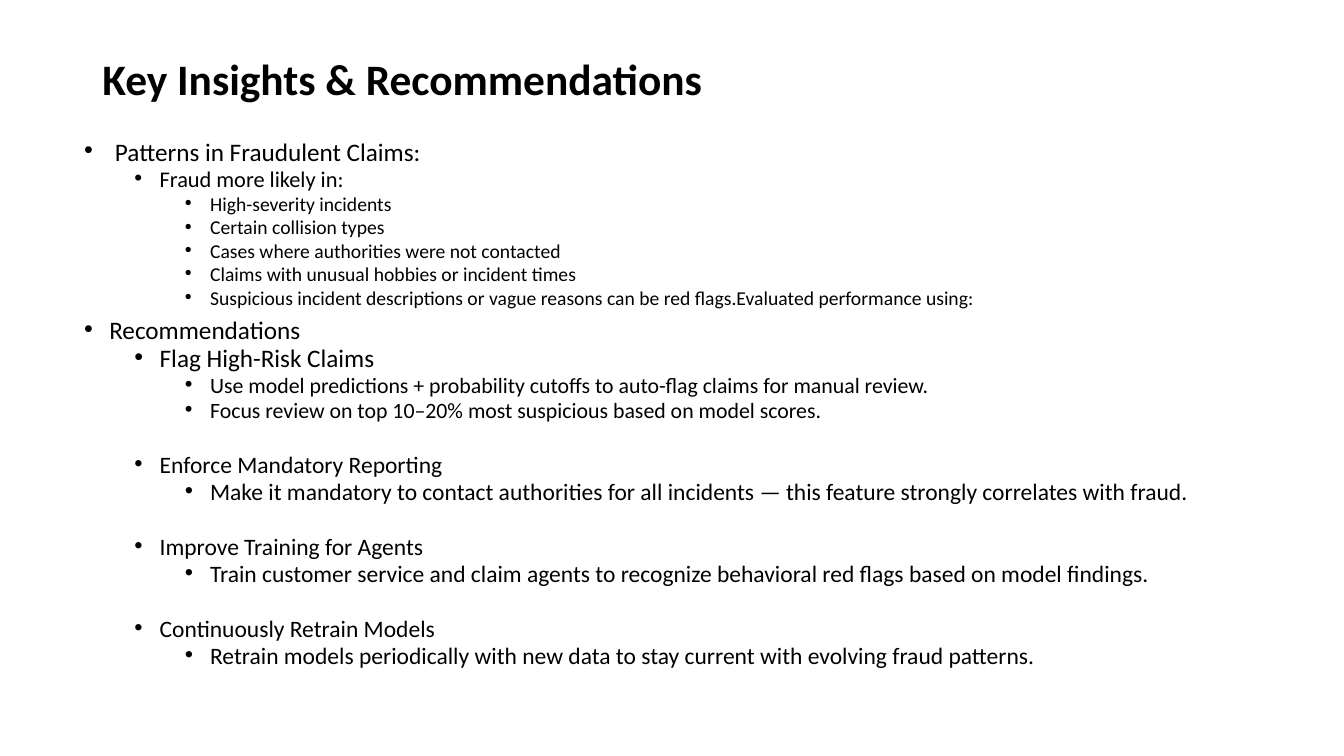
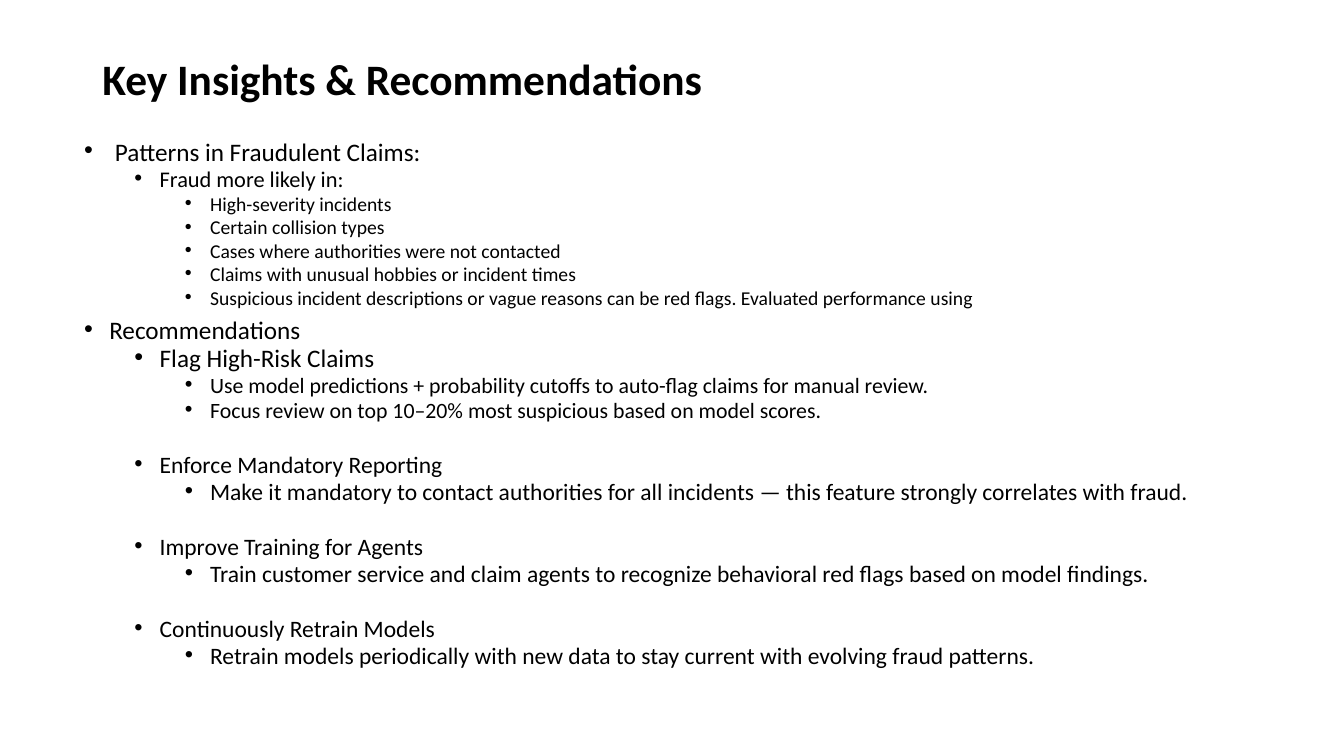
Before and after one commit to gauravmehrotra-hsc/Fraudulent_Claim_Detection, a slide deck: slide 4 of PPT.pptx. Drawn at 1344x756 pixels with LibreOffice and Linux fonts; fonts in the diff are those of the drawing. Boxes give left, top, right and bottom in pixels: in the first picture for what was removed or moved away, otherwise in the second. Text is boxed around its words. In the diff, an @@ line names an element or a change of style, - is before the commit and + after.

```diff
--- a/PPT.pptx
+++ b/PPT.pptx
@@ text at [210,291,972,309]: text changed @@
-    • Suspicious incident descriptions or vague reasons can be red flags.Evaluated performance using:
+    • Suspicious incident descriptions or vague reasons can be red flags. Evaluated performance using
```
